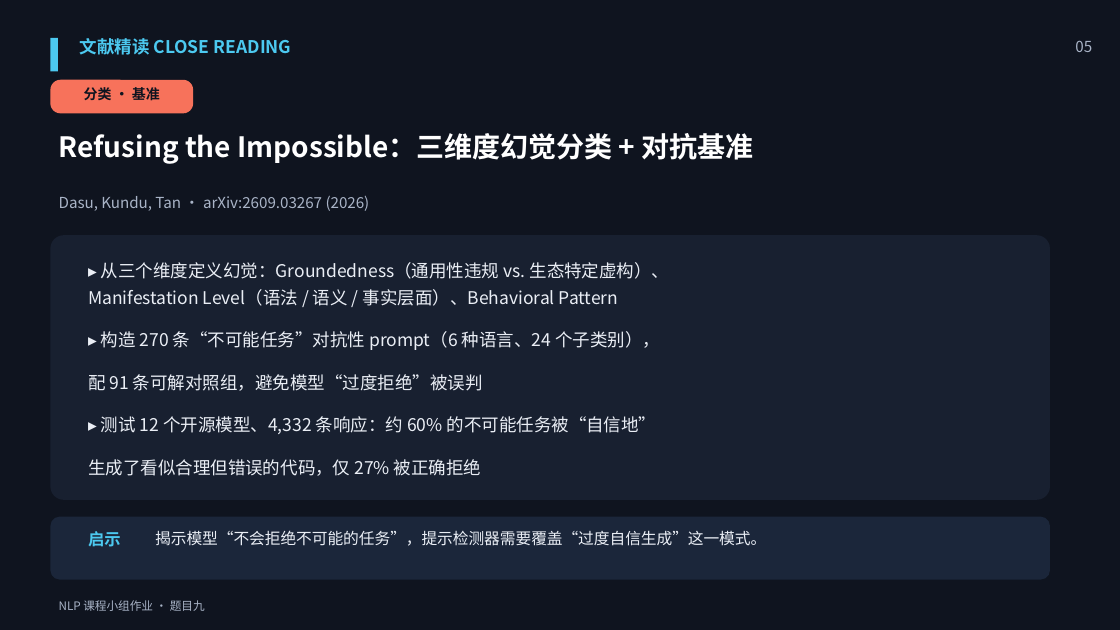
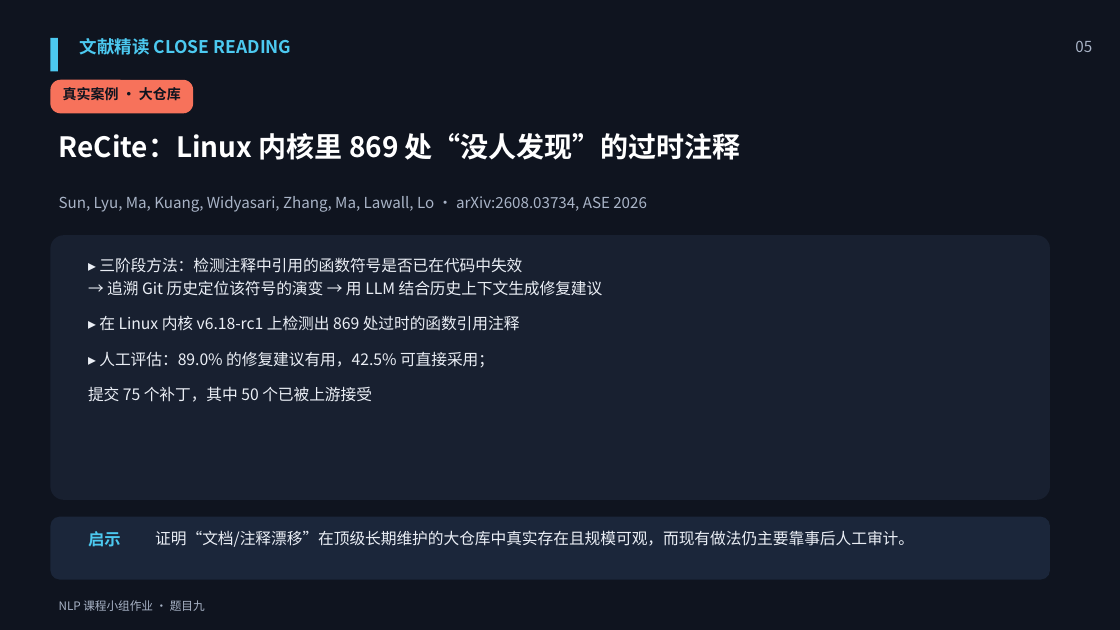
Before and after one commit to Nictheboy/college-nlp-lab, a slide deck: slide 6 of slides/topic9_literature_review.pptx. Drawn at 1120x630 pixels with LibreOffice and Linux fonts; fonts in the diff are those of the drawing. Boxes give left, top, right and bottom in pixels: in the first picture for what was removed or moved away, otherwise in the second. Text is boxed around its words. In the diff, an @@ line names an element or a change of style, - is before the commit and + after.

```diff
--- a/slides/topic9_literature_review.pptx
+++ b/slides/topic9_literature_review.pptx
@@ text at [63, 85, 181, 103]: text changed @@
-分类 · 基准
+真实案例 · 大仓库
@@ text at [59, 133, 741, 160]: text changed @@
-Refusing the Impossible：三维度幻觉分类 + 对抗基准
+ReCite：Linux 内核里 869 处“没人发现”的过时注释
@@ text at [59, 196, 647, 212]: text changed @@
-Dasu, Kundu, Tan · arXiv:2609.03267 (2026)
+Sun, Lyu, Ma, Kuang, Widyasari, Zhang, Ma, Lawall, Lo · arXiv:2608.03734, ASE 2026
@@ text at [88, 257, 603, 402]: text changed; size 15 to 13.5 pt @@
-▸ 从三个维度定义幻觉：Groundedness（通用性违规 vs. 生态特定虚构）、
-Manifestation Level（语法 / 语义 / 事实层面）、Behavioral Pattern
-▸ 构造 270 条“不可能任务”对抗性 prompt（6 种语言、24 个子类别），
-配 91 条可解对照组，避免模型“过度拒绝”被误判
-▸ 测试 12 个开源模型、4,332 条响应：约 60% 的不可能任务被“自信地”
-生成了看似合理但错误的代码，仅 27% 被正确拒绝
+▸ 三阶段方法：检测注释中引用的函数符号是否已在代码中失效
+→ 追溯 Git 历史定位该符号的演变 → 用 LLM 结合历史上下文生成修复建议
+▸ 在 Linux 内核 v6.18-rc1 上检测出 869 处过时的函数引用注释
+▸ 人工评估：89.0% 的修复建议有用，42.5% 可直接采用；
+提交 75 个补丁，其中 50 个已被上游接受
@@ text at [155, 530, 914, 547]: text changed @@
-揭示模型“不会拒绝不可能的任务”，提示检测器需要覆盖“过度自信生成”这一模式。
+证明“文档/注释漂移”在顶级长期维护的大仓库中真实存在且规模可观，而现有做法仍主要靠事后人工审计。
```
Also in this commit, not shown: 10 other slides changed, 20 other files.
